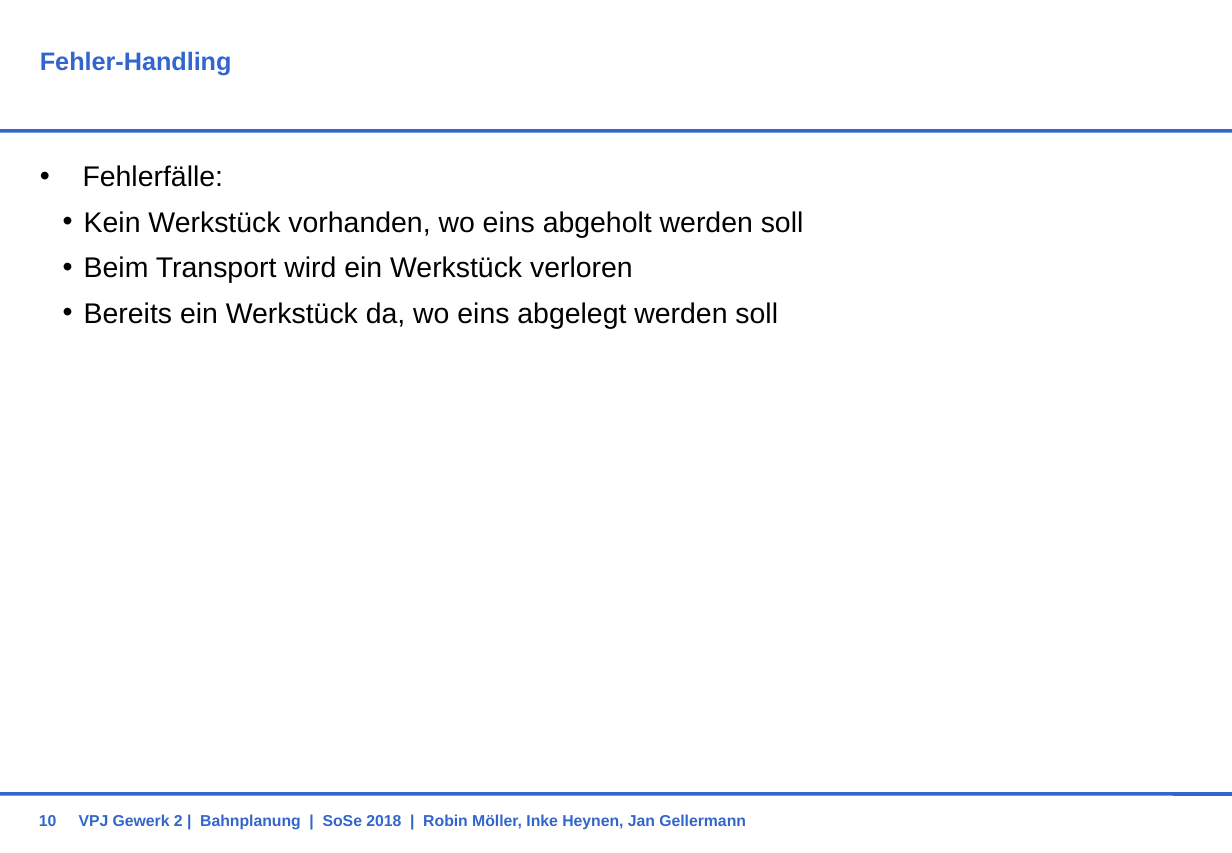
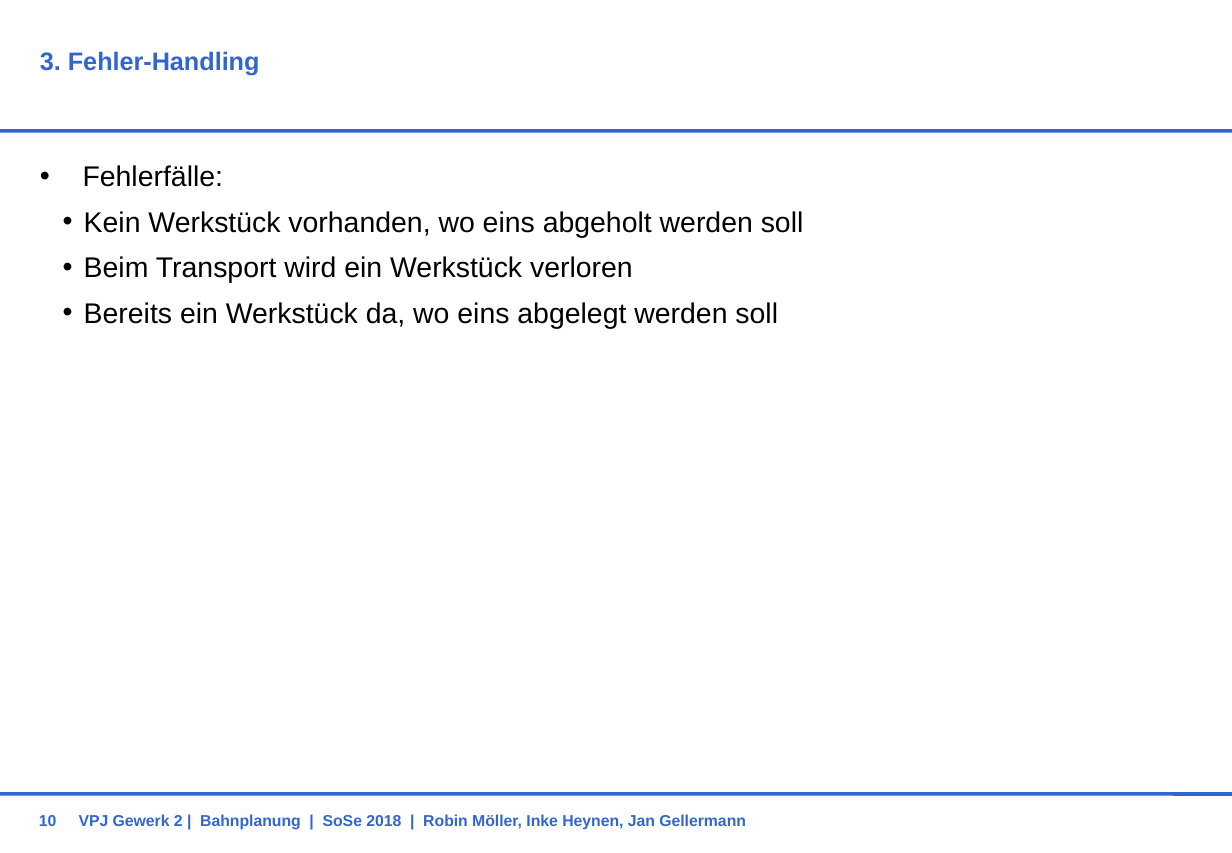
Before and after one commit to RobinMoeller/VPJ-Gewerk-2, a slide deck: slide 10 of Präsentationen/Endpräsi.pptx. Drawn at 1232x853 pixels with LibreOffice and Linux fonts; fonts in the diff are those of the drawing; background and template pictures are left out. Boxes give left, top, right and bottom in pixels: in the first picture for what was removed or moved away, otherwise in the second. Text is boxed around its words. In the diff, an @@ line names an element or a change of style, - is before the commit and + after.

```diff
--- a/Präsentationen/Endpräsi.pptx
+++ b/Präsentationen/Endpräsi.pptx
@@ title at (x1=40, y1=51, x2=260, y2=75): text changed @@
-Fehler-Handling
+3. Fehler-Handling
```
Also in this commit, not shown: 3 other slides changed, 1 other file.
